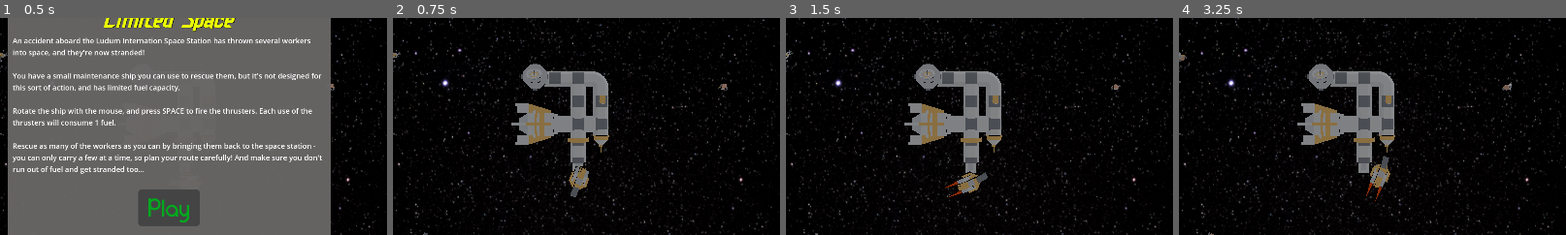
Above: before the commit, frames 1-4 (left to right).
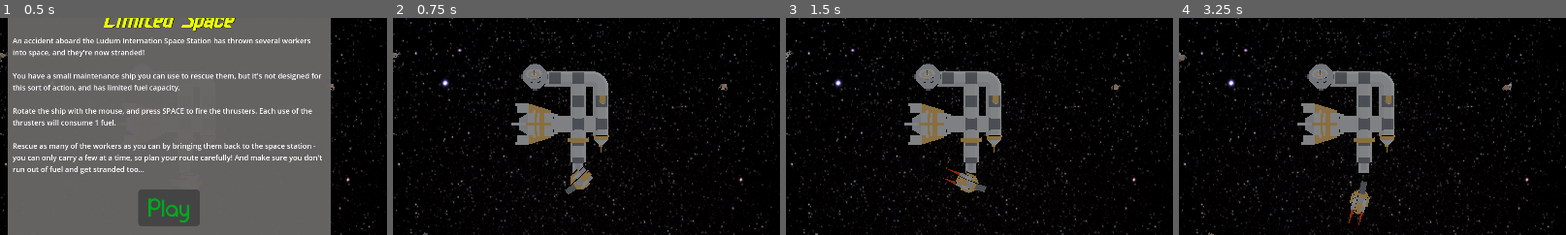
Above: after the commit, the same moments.

Repository: SiJiL82/limited-space
Game: Godot game, scene res://assets/Scenes/world.tscn
Two runs of this game, one before a commit and one after it. Both use one fixed random seed, a clock stepped at 60 frames per second and the inputs below.
Inputs (mouse positions are % of the whole screen's width and height, from its top left):
- Up to frame 1 (0.5 s): no input
- Up to frame 2 (0.75 s): click "Play" at 0.5 s
- Up to frame 3 (1.5 s): move the mouse to (72, 45) at 1.27 s; hold Space (thruster) from 1.28 s (still down)
- Up to frame 4 (3.25 s): move the mouse to (30, 55) at 2.02 s; release Space (thruster) at 2.03 s; move the mouse to (60, 28) at 2.77 s; hold Space (thruster) from 2.78 s (still down)
The pictures show only the part of the screen within x 28-78%, y 26-76%; the shares and areas given below are measured in that part.

Frame 1 is identical in both runs. In frame 2, 0.4% of the frame differs, in the area x 44-52%, y 68-83%; in frame 3, 0.5%; in frame 4, 1.1%, in the area x 43-55%, y 63-96%.

Commit message:
Smooth mouse rotation

Diff:
--- a/assets/Scenes/world.tscn
+++ b/assets/Scenes/world.tscn
@@ -193,6 +193,7 @@
 gravity_scale = 0.0
 script = ExtResource("4_wpgq8")
 camera = NodePath("../Camera3D")
+rotate_speed = 0.08
 
 [node name="craft_racer" parent="Player" instance=ExtResource("5_o38gu")]
 transform = Transform3D(8, 0, 0, 0, 8, 0, 0, 0, 8, 0, 0, 0)
--- a/scripts/Player.gd
+++ b/scripts/Player.gd
@@ -2,7 +2,7 @@
 
 @export var camera: Camera3D
 @export var thrust: int = 5
-@export var ship_capacity: int = 3
+@export_range(0, 1) var rotate_speed: float = 0
 
 @onready var storage = $Storage
 
@@ -14,15 +14,15 @@
 	Messenger.STARTPANEL_STARTGAME.connect(func(): game_active = true)
 	Messenger.ASTRONAUT_COLLIDED.connect(pickup_astronaut)
 
-func _physics_process(_delta):
+func _physics_process(delta):
 	if game_active:
-		look_at_mouse()
+		look_at_mouse(delta)
 		if Input.is_action_just_pressed("thruster"):
 			if fuel.has_fuel():
 				apply_thrust()
 
 
-func look_at_mouse():
+func look_at_mouse(_delta):
 	var player_pos = global_transform.origin
 	var drop_plane = Plane(Vector3(0, 1, 0), player_pos.y)
 
@@ -32,7 +32,11 @@
 	var to = from + camera.project_ray_normal(mouse_pos) * ray_length
 	var cursor_pos = drop_plane.intersects_ray(from, to)
 
-	look_at(cursor_pos, Vector3.UP)
+	# Interpolate the rotation towards the mouse pointer
+	transform = transform.interpolate_with(
+		transform.looking_at(cursor_pos, Vector3.UP),
+		rotate_speed
+	)
 
 func apply_thrust():
 	apply_impulse(-global_transform.basis.z * thrust)
